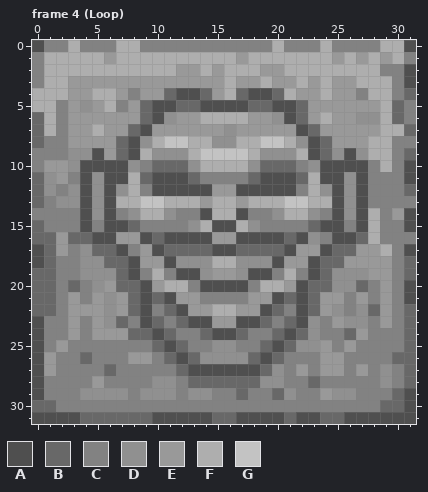
Edited in one commit: pixel-art file (godot/art/tiles/stone_head.aseprite). The picture above was drawn from the file before the commit.
32x32 pixels, 6 frames. Shown: frame 4 (Loop). The commit also changed other frames, which this record leaves out.
Visible layers, top first: "Layer 1", "Background".
Palette (. is transparent): A #4f4f4f  B #686868  C #828282  D #909090  E #999999  F #aeaeae  G #c3c3c3
Pixels before, frame 4 (Loop), first column x 0:
 0 ACCFCCCFFCCCCCCCCCCCFCCCFCCCCFFA
 1 CFFFFFEFFFFFFFFFFEFFFFFFFEFEFEFC
 2 CFFFFFFFFFFFEEFEFFFEEFFFFFFFFCCA
 3 CFFEEEEEEEEEEEEEFEEFEEFEFEEFFFCA
 4 FFFEEFFECEEBAABEFBAABFEEFEECFFCB
 5 FFCEDEFCEBAABBAAAABBAABEEEEEEFBC
 6 BFCEEEEEEBADEEFFFFEEDABEFEEDDFBC
 7 BFCEEFEEBAEEEEEEDEEEEEABEEEEEFFB
 8 BCCEEEEBADFGGFFDDFFGGFDABEEEFFCC
 9 CCCDDAEBAFDDDFGGGGFDDDFABDADFFCB
10 CEEDAAAADCBBBDFFFFDBBBCDAAAACFCA
11 BDECADAAFBAAABCCCCBAAABFAADACCCA
12 BDCDADADFCAAAAAEEAAAAACFDADACCCB
13 BCDDADAFFGGFFFEFFEFFFGGFFADACCCC
14 CCCCADACDFFDCCAFFACCDFFDCADAFCEA
15 BCCCACAABCCCCDFAAFDCCCCBAACAFCCA
16 BBEBBAAEEABAAAAEEAAAABADCAABFCCC
17 ABECDBBACEABBBBAABBBBAEEABBEEFCA
18 ABCCDDBBAEEADDDFFDDDAEEABBEEEECB
19 BBCCDDDBACFCAADEEDAACFCABDDDEECB
20 BBCBCDEBBAEFFCAAAACFFEABBDDBCECA
21 BBCECEDEBABAEECCCCEEABABEECECECA
22 BBCEEEDEBACBAEEFFEEABCABEDCDBECB
23 ACCECEDBCABCBAAEEAABCBADCEDDCECB
24 ACCECEEEBBABCCBAABCCBABDCCBECCCB
25 ACECCCCCCCBABCCDDCCBABDDECECCCCB
26 AECCBCCCEECBABDDDDBABCCCEECCCCBB
27 AECCCCBCCCCCBAAAAAABDCECEECECDCB
28 ACCCCECCCCDDCBBBBBBDDCCBCCCCCDCB
29 ACCCDDDDCDDDCDDCCBCCBDCCEDDCCCBA
30 BBCCCCCCCCCCCCCCCCCCCCCCCCCCCBBA
31 AAAABBBBBBAAAAABBAAAABAABBAAAAAA
Now the later version:
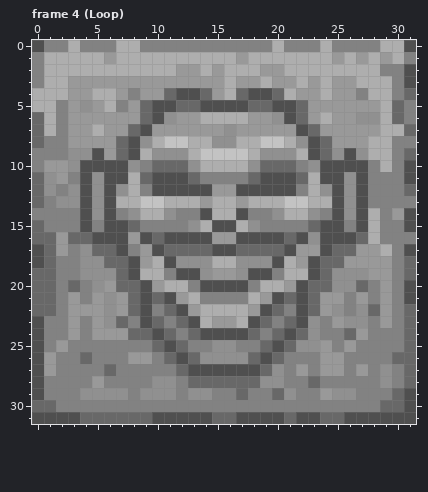
The edit:
{"where": "frame 4 (Loop), layer \"Layer 1\""}
{"frame":4,"y":16,"x":7,"old":"E","new":"A"}
{"frame":4,"y":16,"x":24,"old":"C","new":"A"}
{"frame":4,"y":18,"x":10,"old":"E","new":"F"}
{"frame":4,"y":18,"x":21,"old":"E","new":"F"}
{"frame":4,"y":19,"x":9,"old":"C","new":"F"}
{"frame":4,"y":19,"x":22,"old":"C","new":"F"}
{"frame":4,"y":21,"x":13,"old":"E","new":"F"}
{"frame":4,"y":21,"x":18,"old":"E","new":"F"}
{"frame":4,"y":22,"x":14,"old":"E","new":"F"}
{"frame":4,"y":22,"x":17,"old":"E","new":"F"}
{"frame":4,"y":23,"x":14,"old":"A","new":"F"}
{"frame":4,"y":23,"x":17,"old":"A","new":"F"}
{"frame":4,"y":24,"x":13,"old":"CB","new":"BA"}
{"frame":4,"y":24,"x":17,"old":"BC","new":"AB"}
{"label":"changed","picture_box":[116,232,332,340]}
